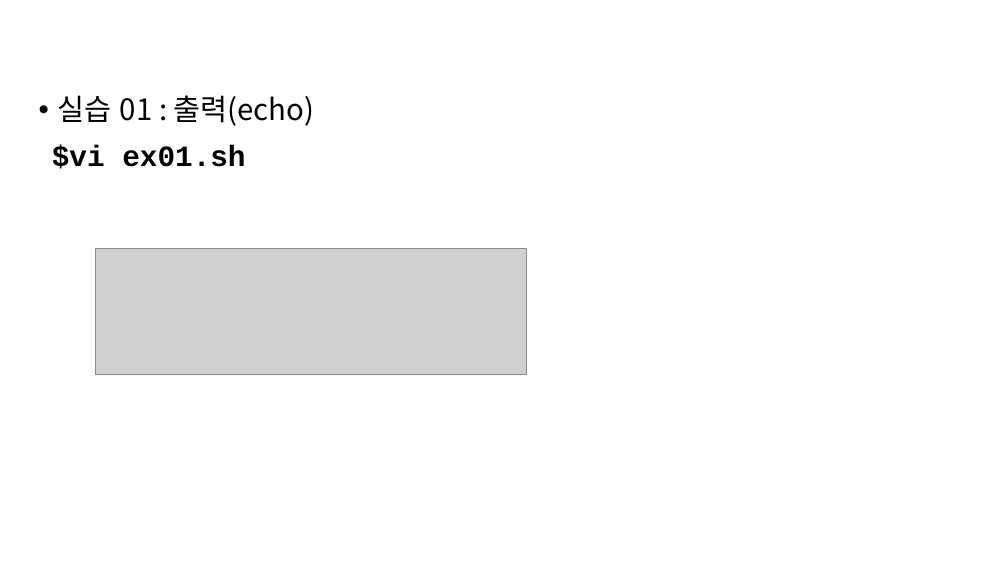
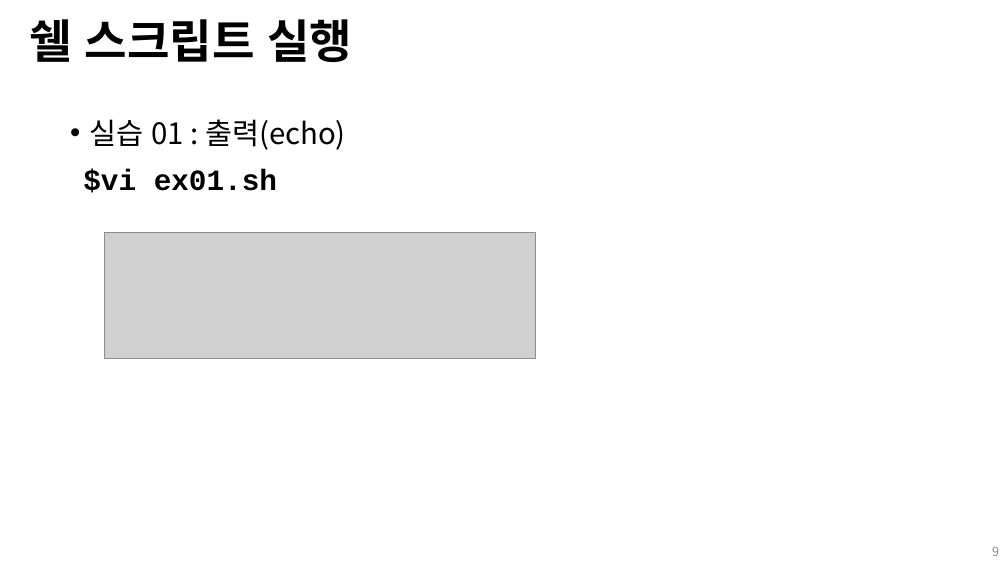
Before and after one commit to Open-Source-Programming/OpenSource-Lec, a slide deck: slide 9 of 03-shell_script_1.pptx. Drawn at 1008x567 pixels with LibreOffice and Linux fonts; fonts in the diff are those of the drawing; grey boxes stand for pictures; background and template pictures are left out. Boxes give left, top, right and bottom in pixels: in the first picture for what was removed or moved away, otherwise in the second. Text is boxed around its words. In the diff, an @@ line names an element or a change of style, - is before the commit and + after.

```diff
--- a/03-shell_script_1.pptx
+++ b/03-shell_script_1.pptx
@@ title added at <box>29,19,352,62</box>, 44 pt, text #000000, bold @@
+쉘 스크립트 실행
@@ text "실습 01 : 출력(echo)": place and size @@
-text "실습 01 : 출력(echo)" at <box>52,95,315,169</box>
+text "실습 01 : 출력(echo)" at <box>83,119,346,193</box>
@@ picture: place and size @@
-picture at <box>96,249,527,375</box>
+picture at <box>104,232,535,358</box>
@@ page number added at <box>992,547,999,556</box>, 12 pt, text #8C8C8C @@
+9
```
Also in this commit, not shown: 11 other slides changed, 20 slides added, 9 other files.
